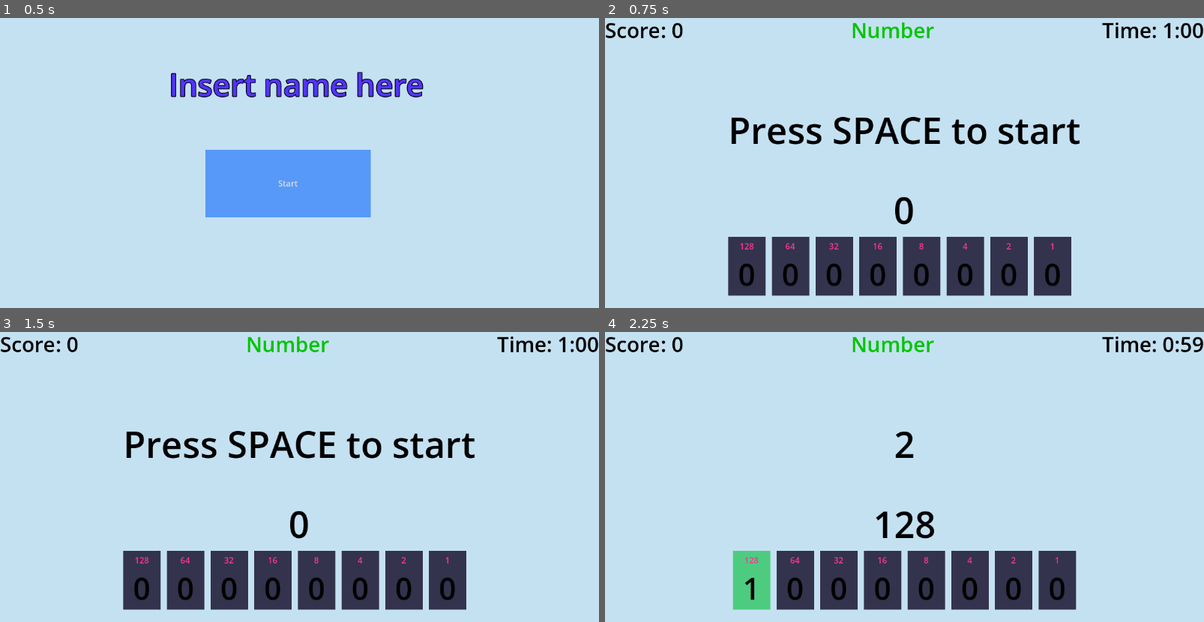
Above: before the commit, frames 1-4 (two rows, left to right).
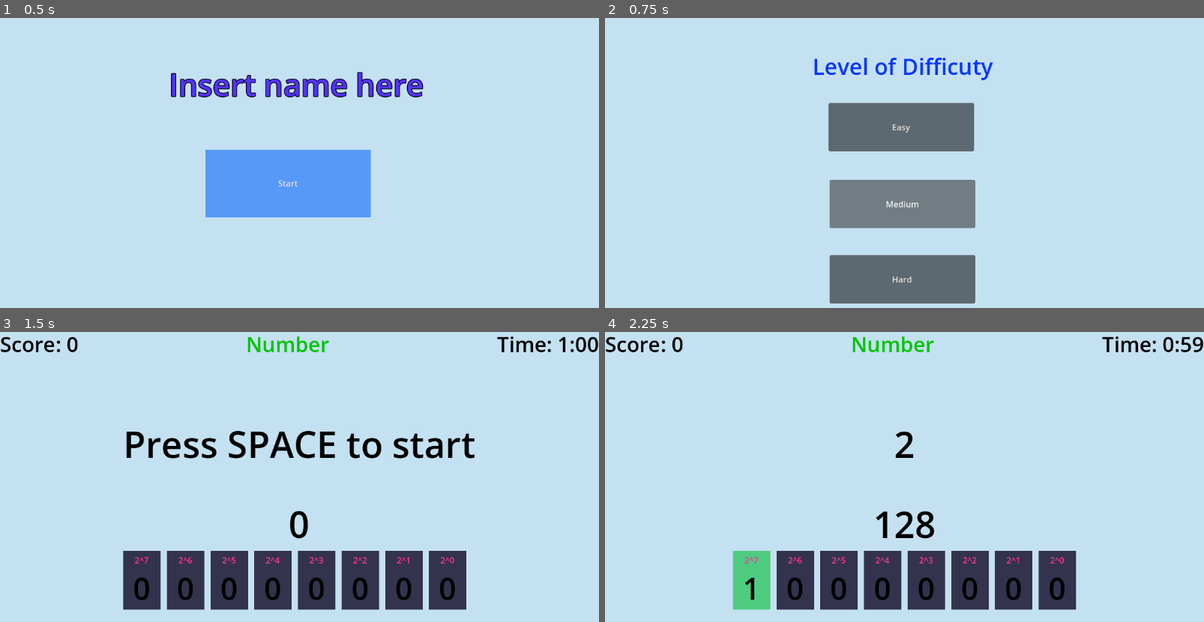
Above: after the commit, the same moments.

Repository: syddddddd/COMP4900_Project2
Game: Godot game, scene res://HomePage.tscn
Two runs of this game, one before a commit and one after it. Both use one fixed random seed, a clock stepped at 60 frames per second and the inputs below.
Inputs (mouse positions are in pixels of both pictures, inside the frame that each line leads up to):
- Up to frame 1 (0.5 s): no input
- Up to frame 2 (0.75 s): click "Start" at 0.5 s
- Up to frame 3 (1.5 s): click (299, 517) at 1.25 s, where only the run after the commit has a clickable "Medium"
- Up to frame 4 (2.25 s): tap Space at 2 s; move the mouse to (748, 581) at 2.02 s; click (748, 581) at 2.17 s

Frame 1 is identical in both runs. In frame 2, 22% of the frame differs, in the area x 0-100%, y 1-99%; in frame 3, 0.3%; in frame 4, 0.3%.

Commit message:
Added level of difficulty

Diff:
--- /dev/null
+++ b/project-2-comp-49000/Difficulty.tscn
@@ -0,0 +1,50 @@
+[gd_scene load_steps=3 format=3 uid="uid://dwtwj02q62gnn"]
+
+[ext_resource type="Script" uid="uid://ctlonob5tm0wl" path="res://difficulty.gd" id="1_vldk0"]
+
+[sub_resource type="Theme" id="Theme_sweb4"]
+
+[node name="Difficulty" type="Node2D"]
+script = ExtResource("1_vldk0")
+
+[node name="Background" type="ColorRect" parent="."]
+offset_right = 1152.0
+offset_bottom = 648.0
+color = Color(0.7670034, 0.88246983, 0.9477405, 1)
+
+[node name="DifficultyTitle" type="Label" parent="."]
+offset_left = 317.0
+offset_top = 68.0
+offset_right = 828.0
+offset_bottom = 127.0
+theme = SubResource("Theme_sweb4")
+theme_override_colors/font_color = Color(0.03137255, 0.21176471, 1, 1)
+theme_override_font_sizes/font_size = 43
+text = "Level of Difficuty"
+horizontal_alignment = 1
+
+[node name="Easy" type="Button" parent="."]
+offset_left = 430.0
+offset_top = 168.0
+offset_right = 710.0
+offset_bottom = 261.0
+text = "Easy
+"
+
+[node name="Medium" type="Button" parent="."]
+offset_left = 432.0
+offset_top = 316.0
+offset_right = 712.0
+offset_bottom = 409.0
+text = "Medium"
+
+[node name="Hard" type="Button" parent="."]
+offset_left = 432.0
+offset_top = 461.0
+offset_right = 712.0
+offset_bottom = 554.0
+text = "Hard"
+
+[connection signal="pressed" from="Easy" to="." method="_on_easy_pressed"]
+[connection signal="pressed" from="Medium" to="." method="_on_medium_pressed"]
+[connection signal="pressed" from="Hard" to="." method="_on_hard_pressed"]
--- a/project-2-comp-49000/bit.gd
+++ b/project-2-comp-49000/bit.gd
@@ -45,5 +45,10 @@
 	update_display()
 
 func update_values():
-	helper.text ="%d" %bit_value
+	if Global.level == "easy":
+		helper.text ="%d" %bit_value
+	if Global.level == "medium":
+		helper.text = "2^" + str(bit_index)
+	if Global.level == "hard":
+		helper.text = ""
 	update_display()
--- /dev/null
+++ b/project-2-comp-49000/difficulty.gd
@@ -0,0 +1,25 @@
+extends Node2D
+
+func _ready() -> void:
+	displayLevel()
+
+func _on_easy_pressed() -> void:
+	Global.level = "easy"
+	displayLevel()
+	changeScene()
+
+func _on_medium_pressed() -> void:
+	Global.level = "medium"
+	displayLevel()
+	changeScene()
+
+func _on_hard_pressed() -> void:
+	Global.level = "hard"
+	displayLevel()
+	changeScene()
+
+func changeScene() -> void:
+	get_tree().change_scene_to_file("res://Game.tscn")
+
+func displayLevel() -> void:
+	print(Global.level)
--- a/project-2-comp-49000/game.gd
+++ b/project-2-comp-49000/game.gd
@@ -126,6 +126,7 @@
 	time_remaining = 0
 	update_timer_display()  # Show 0:00
 	reset_bits()
+	Global.reset()
 
 	# Show game over message
 	target_label.text = "GAME OVER\nPress SPACE to play again"
--- /dev/null
+++ b/project-2-comp-49000/global.gd
@@ -0,0 +1,9 @@
+extends Node
+
+var level = "Not chosen"
+
+func _ready() -> void:
+	level = level
+
+func reset() -> void:
+	level = "Not chosen"
--- a/project-2-comp-49000/project.godot
+++ b/project-2-comp-49000/project.godot
@@ -14,3 +14,7 @@
 run/main_scene="uid://dbwhokwotdtv6"
 config/features=PackedStringArray("4.5", "Forward Plus")
 config/icon="res://icon.svg"
+
+[autoload]
+
+Global="*res://global.gd"
--- a/project-2-comp-49000/start_button.gd
+++ b/project-2-comp-49000/start_button.gd
@@ -6,4 +6,4 @@
 
 func _on_pressed() -> void:
 	print("Start Button pressed")
-	get_tree().change_scene_to_file("res://Game.tscn")
+	get_tree().change_scene_to_file("res://Difficulty.tscn")
Not shown, added: project-2-comp-49000/difficulty.gd.uid
Not shown, added: project-2-comp-49000/global.gd.uid
